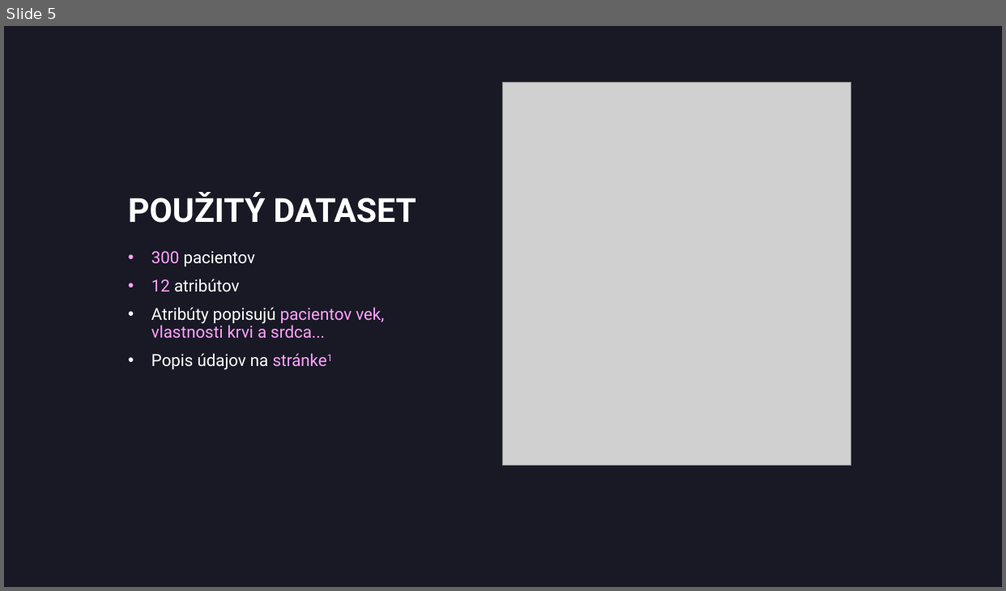
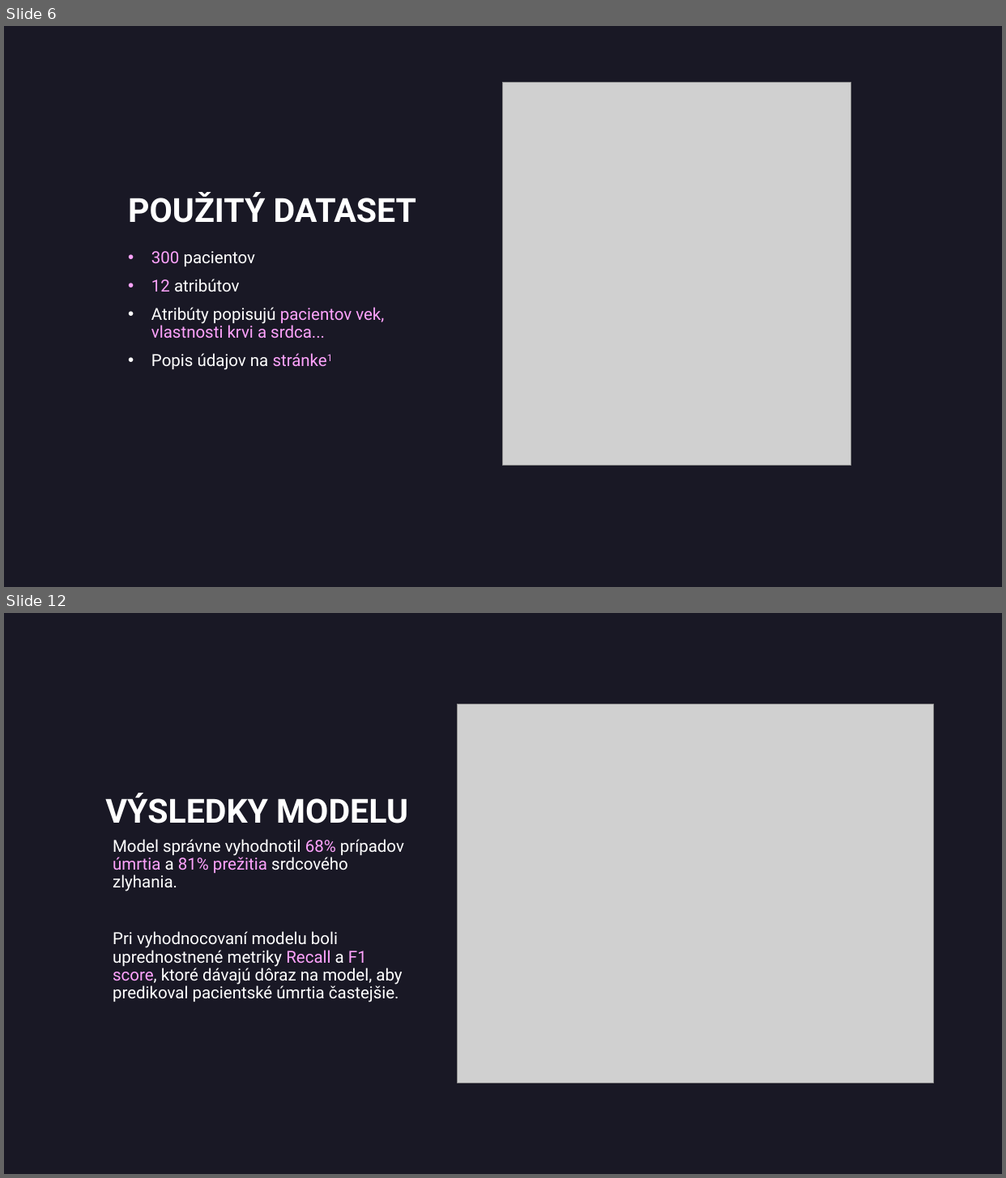
Before and after one commit to cenkner-maximilian/Predikcia-umrtnosti-u-pacientov-so-srdcovym-zlyhanim, a slide deck: slide-deck.pptx. Shown one above the other, each under a label of ours: slide 5 before the commit, slides 6 and 12 after it; the slides between them are not shown. The pictures are 1006x591 and 1006x1178 pixels, drawn with LibreOffice and Linux fonts; fonts in the diff are those of the drawing; grey boxes stand for pictures. Boxes give left, top, right and bottom in pixels: in the first picture for what was removed or moved away, otherwise in the second. Text is boxed around its words. In the diff, an @@ line names an element or a change of style, - is before the commit and + after.

```diff
--- a/slide-deck.pptx
+++ b/slide-deck.pptx
@@ slide 12 added at (4, 613, 1002, 1174), background #191825 @@
@@ picture added at (458, 704, 933, 1083) @@
@@ title added at (105, 793, 408, 824), 32 pt, text #FFFFFF, bold @@
+VÝSLEDKY MODELU
@@ text added at (113, 839, 404, 1003), 16 pt, text #FFFFFF @@
+Model správne vyhodnotil 68% prípadov úmrtia a 81% prežitia srdcového zlyhania.
+Pri vyhodnocovaní modelu boli uprednostnené metriky Recall a F1 score, ktoré dávajú dôraz na model, aby predikoval pacientské úmrtia častejšie.
@@ what was slide 5 is now slide 6 @@
```
Also in this commit, not shown: 4 slides changed, 7 other slides added, 1 slide removed, 1 other file.
